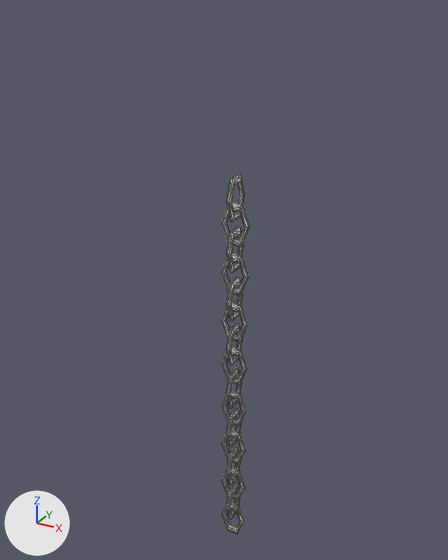
The FBX model Unity Files/Assets/PlunderSail/Meshes/OceanStandard/AnchorChain_001_Ship_001_Metal.fbx as it was, and as the next commit left it.
The view is the same before and after, from a 50 mm camera at (1.79, -3.42, 2.96) aimed at (-0.15, 0.1, 1.19). Lighting does not change. The marker at lower left points along +X, +Y and +Z. Mesh edges are drawn as thin lines. Materials are left out; every surface is plain grey. Where no turn or scale is listed for an object, it has been applied to the vertices.

In view in the first picture: 'AnchorChain_001_Ship_001_Metal'.
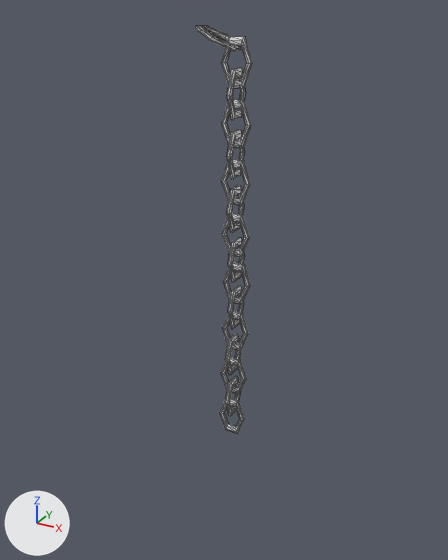
Diff of the bpy script that builds the scene:
```diff
--- a/Unity Files/Assets/PlunderSail/Meshes/OceanStandard/AnchorChain_001_Ship_001_Metal.fbx.py
+++ b/Unity Files/Assets/PlunderSail/Meshes/OceanStandard/AnchorChain_001_Ship_001_Metal.fbx.py
@@ me_mesh @@
 me_mesh.from_pydata(...)  # 672 vertices, 1344 faces; spans x -0.1..0.1, y -0.1..0.1, z -1.0..1.98
 # used by ob_anchorchain_001_ship_001_metal; location = (-0.004, 0.0, 0.0)
+# me_mesh part 1: the loose piece of 42 vertices spanning x -0.1..0.1, y -0.02..0.02, z 1.16..1.45 is moved by (0.0, 0.0, 1.0)
+# me_mesh part 2: the loose piece of 42 vertices spanning x -0.02..0.02, y -0.1..0.1, z 1.34..1.62 is moved by (0.0, 0.0, 1.0)
+# me_mesh part 3: the loose piece of 42 vertices spanning x -0.1..0.1, y -0.02..0.02, z 1.51..1.8 is moved by (0.0, 0.0, 1.0)
+# me_mesh part 4: the loose piece of 42 vertices spanning x -0.02..0.02, y -0.1..0.1, z 1.69..1.98 is turned -66.1 degrees about the y axis through its middle, then moved by (-0.12, 0.01, 0.96)
+# me_mesh part 5: the loose piece of 42 vertices spanning x -0.02..0.02, y -0.1..0.1, z 0.97..1.26 is moved by (0.0, 0.0, 1.0)
+# me_mesh part 6: the loose piece of 42 vertices spanning x -0.1..0.1, y -0.02..0.02, z 0.79..1.08 is moved by (0.0, 0.0, 1.0)
+# me_mesh part 7: the loose piece of 42 vertices spanning x -0.02..0.02, y -0.1..0.1, z 0.62..0.91 is moved by (0.0, 0.0, 1.0)
+# me_mesh part 8: the loose piece of 42 vertices spanning x -0.1..0.1, y -0.02..0.02, z 0.44..0.73 is moved by (0.0, 0.0, 1.0)
+# me_mesh part 9: the loose piece of 42 vertices spanning x -0.02..0.02, y -0.1..0.1, z 0.25..0.54 is moved by (0.0, 0.02, 1.01)
+# me_mesh part 10: the loose piece of 42 vertices spanning x -0.1..0.1, y -0.02..0.02, z 0.07..0.36 is turned -5.5 degrees about the x axis through its middle, then moved by (0.0, 0.03, 1.01)
+# me_mesh part 11: the loose piece of 42 vertices spanning x -0.02..0.02, y -0.1..0.1, z -0.1..0.19 is moved by (0.0, 0.02, 1.01)
+# me_mesh part 12: the loose piece of 42 vertices spanning x -0.1..0.1, y -0.02..0.02, z -0.28..0.01 is moved by (0.0, 0.01, 1.0)
+# me_mesh part 13: the loose piece of 42 vertices spanning x -0.02..0.02, y -0.1..0.1, z -0.47..-0.18 is moved by (-0.01, 0.0, 1.0)
+# me_mesh part 14: the loose piece of 42 vertices spanning x -0.1..0.1, y -0.02..0.02, z -0.65..-0.36 is moved by (-0.01, 0.0, 1.0)
+# me_mesh part 15: the loose piece of 42 vertices spanning x -0.02..0.02, y -0.1..0.1, z -0.82..-0.53 is moved by (-0.01, 0.0, 1.0)
+# me_mesh part 16: the loose piece of 42 vertices spanning x -0.1..0.1, y -0.02..0.02, z -1.0..-0.71 is moved by (-0.02, 0.0, 1.0)
```

Location of each change, [x1, y1, x2, y2] in pixels of the pictures (448 x 560 px; the box of a moved part takes in the faces that stretch with it):
'AnchorChain_001_Ship_001_Metal', reshaped (97% wider, 13% taller)
    before: [222, 174, 250, 534]
    after: [196, 26, 252, 434]
part 1 of me_mesh, moved or reshaped
    before: [222, 253, 249, 296]
    after: [221, 99, 251, 149]
part 2 of me_mesh, moved or reshaped
    before: [227, 227, 243, 273]
    after: [227, 68, 246, 120]
part 3 of me_mesh, moved or reshaped
    before: [222, 202, 250, 247]
    after: [221, 36, 252, 89]
part 4 of me_mesh, moved or reshaped
    before: [227, 174, 244, 222]
    after: [196, 26, 243, 51]
part 5 of me_mesh, moved or reshaped
    before: [227, 277, 243, 321]
    after: [227, 130, 245, 179]
part 6 of me_mesh, moved or reshaped
    before: [222, 303, 248, 342]
    after: [221, 159, 250, 206]
part 7 of me_mesh, moved or reshaped
    before: [227, 323, 242, 365]
    after: [227, 185, 244, 233]
part 8 of me_mesh, moved or reshaped
    before: [222, 347, 247, 385]
    after: [222, 213, 249, 257]
part 9 of me_mesh, moved or reshaped
    before: [226, 368, 242, 408]
    after: [228, 237, 244, 282]
part 10 of me_mesh, moved or reshaped
    before: [222, 390, 246, 426]
    after: [223, 262, 250, 305]
part 11 of me_mesh, moved or reshaped
    before: [226, 408, 241, 447]
    after: [228, 286, 244, 329]
part 12 of me_mesh, moved or reshaped
    before: [222, 430, 246, 464]
    after: [222, 311, 248, 351]
part 13 of me_mesh, moved or reshaped
    before: [226, 447, 240, 484]
    after: [225, 333, 240, 375]
part 14 of me_mesh, moved or reshaped
    before: [222, 468, 245, 500]
    after: [221, 357, 246, 395]
part 15 of me_mesh, moved or reshaped
    before: [226, 483, 239, 519]
    after: [225, 376, 240, 416]
part 16 of me_mesh, moved or reshaped
    before: [222, 503, 244, 534]
    after: [220, 399, 244, 434]
